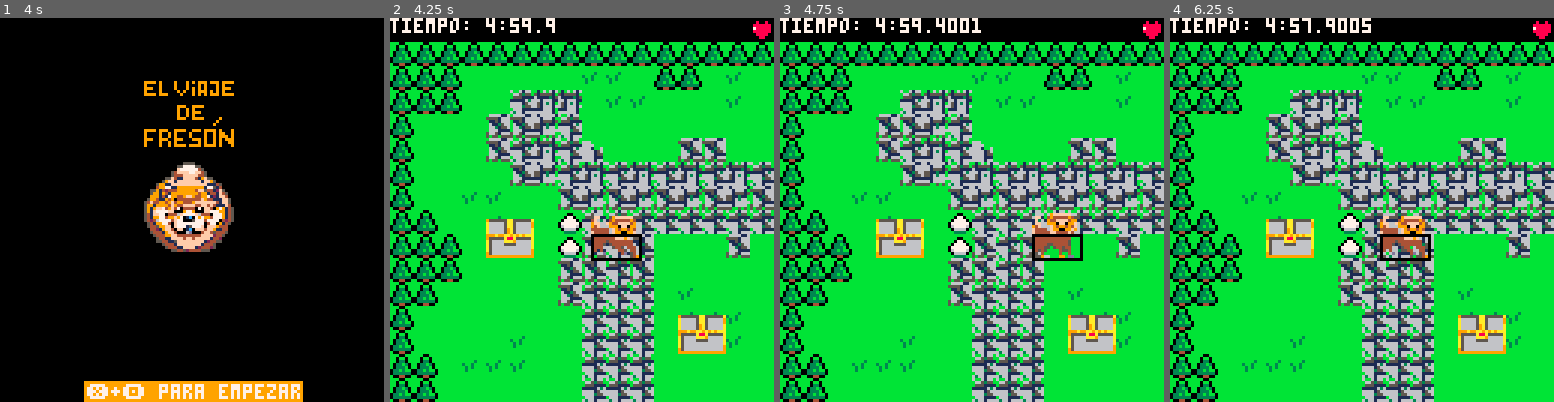
Above: before the commit, frames 1-4 (left to right).
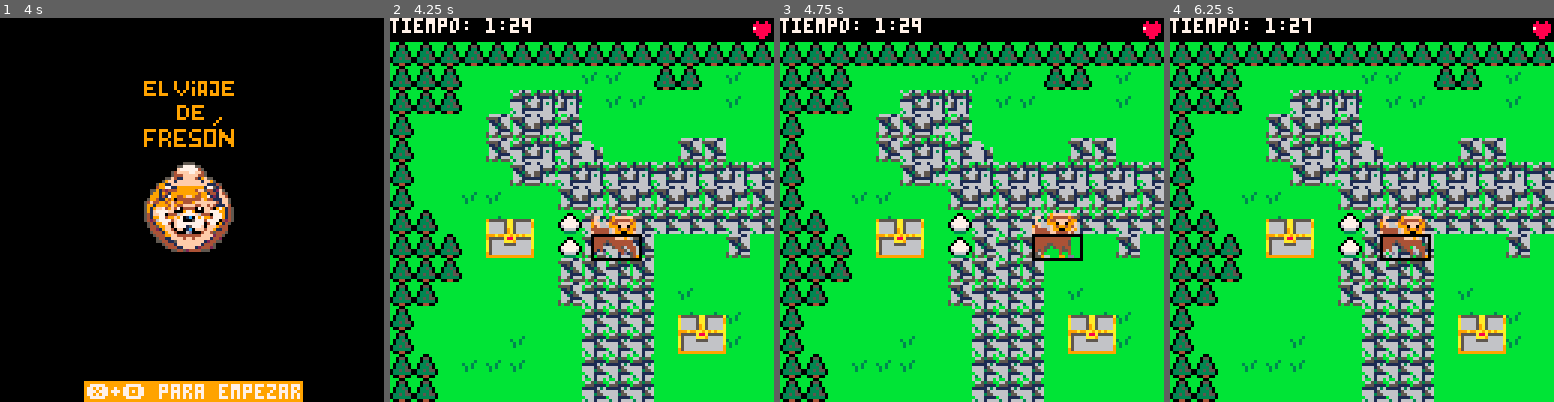
Above: after the commit, the same moments.

Repository: JudyProjects/el_viaje_de_freson
Game: PICO-8 cartridge game.p8
The game is run twice, just before and just after one commit, with the same random seed, the same clock (stepped at 60 frames per second) and the same inputs.
Inputs:
- Up to frame 1 (4 s): tap X (X key) at 0.33, 1.07, 1.85, 2.97 s; tap O (Z key) at 0.7, 1.7, 2.1, 2.5, 2.9, 3.3, 3.7 s; hold Right 1.6-2.1 s; hold Up 2.15-2.42 s; hold Right 2.47-3.03 s; hold Left 3.08-3.58 s; hold Down 3.63-3.97 s
- Up to frame 2 (4.25 s): hold Right from 4.02 s (still down); tap X (X key) at 4.08 s; tap O (Z key) at 4.1 s
- Up to frame 3 (4.75 s): tap O (Z key) at 4.5 s; release Right at 4.68 s; hold Up from 4.73 s (still down)
- Up to frame 4 (6.25 s): tap O (Z key) every 0.4 s from 4.9 to 6.1 s; release Up at 5.03 s; hold Left 5.08-5.68 s; tap X (X key) at 5.2 s; hold Down 5.73-6.03 s; hold Right from 6.08 s (still down)

Frame 1 is identical in both runs. In frame 2, 2.0% of the frame differs, in the area x 2-100%, y 0-99%; in frame 3, 2.2%; in frame 4, 2.3%.

Commit message:
[finJuego] sistemas de llaves y puerta andando

Diff:
--- a/game.p8
+++ b/game.p8
@@ -161,7 +161,7 @@
 
     camera()
     dibujar_tiempo()
-    dibujar_hambre(hambre)
+    dibujar_hambre()
     dibujar_llaves(jug)
 
 end
@@ -221,7 +221,7 @@
 end
 
 -- Verificar colision  en el mapa
-function hayColision(x, y, w, h)
+function hay_colision(x, y, w, h)
 	-- Verifica las esquinas del area
     local esquinas = {
         {x, y}, -- Esquina superior izquierda
@@ -238,14 +238,17 @@
             return true
         end
     end
-
-    if sprite == 105 or sprite == 106 or sprite == 107 then
-        -- Comprobar si el jugador tiene ambas llaves
-        if not (jug.llave1 and jug.llave2) then
-            return true -- Bloquear si no tiene ambas llaves
-        end
-    end
     return false
+end
+
+function desbloquear_puerta_1()
+    fset(105, 0, false)
+    fset(106, 0, false)
+    fset(107, 0, false)
+end
+
+function desbloquear_puerta_2()
+    fset(117, 0, false)
 end
 
 function dibujar_agua(screen_x, screen_y)
@@ -274,12 +277,12 @@
 
 -- Dibujar el tiempo regresivo
 function dibujar_tiempo()
-    local tiempo_restante = max(0, 300 - tiempo) -- Tiempo restante en segundos (5 minutos = 300 segundos)
+    local tiempo_restante = max(0, 90 - tiempo) -- Tiempo restante en segundos (5 minutos = 300 segundos)
     local minutos = flr(tiempo_restante / 60)
     local segundos = tiempo_restante % 60
 
     -- Mostrar tiempo en formato MM:SS
-    print("tiempo: " .. minutos .. ":" .. (segundos < 10 and "0" or "") .. segundos, 0, 0, 7)
+    print("tiempo: " .. minutos .. ":" .. (segundos < 10 and "0" or "") .. flr(segundos), 0, 0, 7)
 end
 
 function dibujar_hambre()
@@ -366,10 +369,10 @@
 		end
 
 		-- Verificar colisiones antes de mover
-		if not hayColision(e.x + e.dx, e.y + e.h / 2 , e.w, e.h / 2) then
+		if not hay_colision(e.x + e.dx, e.y + e.h / 2 , e.w, e.h / 2) then
 			e.x += e.dx
 		end
-		if not hayColision(e.x, e.y + e.h / 2 + e.dy, e.w, e.h / 2) then
+		if not hay_colision(e.x, e.y + e.h / 2 + e.dy, e.w, e.h / 2) then
 			e.y += e.dy
 		end
 
@@ -457,6 +460,12 @@
                 jug.llave1 = true
             elseif llave.llave_id == 2 then
                 jug.llave2 = true
+            end
+            if (jug.llave1) then
+                desbloquear_puerta_1()
+            end
+            if (jug.llave2) then
+                desbloquear_puerta_2()
             end
         end
     end
@@ -680,11 +689,11 @@
 00000000bbbbbbbbbbbbbbbb00000000000000000000000000000000000000000000000000000000000000000000000000000000000000000000000000000000
 00000000bbbbbbbbbbbbbbbb00000000000000000000000000000000000000000000000000000000000000000000000000000000000000000000000000000000
 bbbbbbbbbbbbbbbbbb3bbbb3aaaaaaaabbbbbbbbbbbbbbbbbbbbbbbbbbb00bbbbbbbb3cccc3bbbbbbbbbbbbbbbbbbbbb11111111666666661111111166661111
-bbbbbbbbbbbbbbbbbbb3bb3baaaaa99abbb00bbbbbb00bbbbbb00bbbbb0bb0bbbbb3bc3cc3c33bbbbb555555555555bb16666661666666666661111166661161
+bbbbbbbbbbbbbbbbbbb3bb3baaaaa99abbb00bbbbbb00bbbbbb00bbbbb0550bbbbb3bc3cc3c33bbbbb555555555555bb16666661666666666661111166661161
 bbbbbbbbbbbb3bbbbbb3bb3baaa9aa9abb0bb0bbbb0770bbbb0770bbbb0330bbbbbb3b3cc333bbbbb557aaaaaaaaa55b11111111666666666666611166661161
-bbbbbbbb3bb3bbbbaabaaabbaaaaaaaab0bbbb0bb077770bb044440bb033b30bbbbbb3cccc3bbbbbb57a99999999a95b11111111666116666666611166611161
-bbbbbbbbb3b3bbbb3aba3abbaaaaaaaa0bbbbbb00777777004444440b0333b0bbbbb333cc3333bbbb57a95555557a95b66611666111111116666661166611161
-bbbbbbbbb3bbbbbba3b3aabba99aaaaa03bbbb300677776009444490033b3bb0bbbbbc3cc3c333bbb57a95222257a95b66666666111111116666661166661161
+bbbbbbbb3bb3bbbbaabaaabbaaaaaaaab0bbbb0bb077770bb044440bb033530bbbbbb3cccc3bbbbbb57a99999999a95b11111111666116666666611166611161
+bbbbbbbbb3b3bbbb3aba3abbaaaaaaaa0bbbbbb00777777004444440b033350bbbbb333cc3333bbbb57a95555557a95b66611666111111116666661166611161
+bbbbbbbbb3bbbbbba3b3aabba99aaaaa03bbbb30067777600944449003353550bbbbbc3cc3c333bbb57a95222257a95b66666666111111116666661166661161
 bbbbbbbbbbbbbbbbb3b3bbbbaa99aaaab033330bb066660bb099990b03333330bbbb33cccc3bbbbbb57a95555557a95b66666666111111116666661166661161
 bbbbbbbbbbbbbbbbbbbbbbbbaaaaaaaabb0000bbbb3333bbbb3333bbb004400bbbbbb33cc3333bbbb57aaaaaaaaaa95b66666666111111116666661166661111
 6bb6166bb1b6b6160000000000000000999aaaaaaaaaa99acccccccc1414141456166156cecccccebb599999999995bb66666661a8888888888888888888888a
@@ -696,13 +705,13 @@
 b66611111116661ba6666659a566666aa50000000000005ac777cccc1414141411166166eccccecdbbbbb5999959995b11111111a8888888888888888888888a
 636616666666661ba6666659a566666aa00000000000000accc77ccc1414141466155166cecdccecbbbbb5555555555b11111111a8888888aaa99aaa8888888a
 b666611661666661999a99aa9a9a9aaa999a99aa9a9a9aaacccccccc44444444b756665761666166444404664444441688888888aaa99aaa1111666611666666
-555516666616661b955555a88a55555a955555555555555a4444444499999999b556665561116111404444114404446688888888888888881611666611666666
-b115166666155515a56666aaa966666aa56666666666666a99944999ccccccccb666566616666166404444664444446688888888888888881611666611666666
-b61135665511311ba56666555566666aa56666666666666accc447ccccc7ccccb666766644444466404444664440441188888888888888881611166611666666
-b66315565516366ba56666666666666aa56666666666666accc44cccccc7ccccb666766644444466404044664444446688888888888888881611166611166666
-b666111111166666a566666666666669a566666666666669ccc44cccc7cccc77b666566644044461444444616616666688888888888888881611666611166666
-566516666616666b95666666666666699566666666666669c7744cccccccccccb556665544444466444444666611116688888888888888881611666611111666
-5b55b55555bb5b5b99999999999999999999999999999999ccc44ccccccc77ccb756665744444466444404666666166688888888888888881111666611111111
+555516666616661b955555a88a55555a955555555555555a4444444499999999b556665561116111404444114404446688777788888888881611666611666666
+b115166666155515a56666aaa966666aa56666666666666a99944999ccccccccb666566616666166404444664444446677888877888888881611666611666666
+b61135665511311ba56666555566666aa56666666666666accc440ccccc0ccccb666766644444466404444664440441178888887888888881611166611666666
+b66315565516366ba56666666666666aa56666666666666accc44cccccc0ccccb666766644444466404044664444446678888887888888881611166611166666
+b666111111166666a566666666666669a566666666666669ccc44cccc7cccc77b666566644044461444444616616666677888877888888881611666611166666
+566516666616666b95666666666666699566666666666669c7744c0cccccccccb556665544444466444444666611116688777788888888881611666611111666
+5b55b55555bb5b5b99999999999999999999999999999999ccc44ccccccc00ccb756665744444466444404666666166688888888888888881111666611111111
 bbbbbbbbbbbbbbbb8800008888800008888000886677111111111111000000000000000000000000000000000000000000000000000000000000000000000000
 b6bbbbbb666bbbbb88088088888088888808880866771161111111110080080000500500005005000050050000500500005005000aaaaaa00000000000000000
 33bbbb336666bbbb88088088888088888808888877777161111166660888888005555550055555500555555005555550055555500a2222a00000000000000000
@@ -890,7 +899,7 @@
 
 
 __gff__
-0000000000000000000000000000000000000000000000000000000000000000000000000000000000000000000000000000000000000000000000000000000000000000010101010000000001010101000000000000010000010000010000000000000000000101000303030000010100000000000001000000000000000000
+0000000000000000000000000000000000000000000000000000000000000000000000000000000000000000000000000000000000000000000000000000000000000000010101010000000001010101000000000000010000010000010000000000000000000101000101010000010100000000000101000000000000000000
 0000000000000000000000000000000000000000000000000000000000000000000000000000000000000000000000000000000000000000000000000000000000000000000000000000000000000000000000000000000000000000000000000000000000000000000000000000000000000000000000000000000000000000
 __map__
 0000000000000000000000000000000000000000000000000000000000000000000000000000000000000000000000000000000000000000000000000000000000000000000000000000000000000000000000000000000000000000000000000000000000000000000000000000000000000000000000000000000000000000
@@ -910,21 +919,21 @@
 4747404141414040505050404040404040404040406061606140454141414545000000000000000000000000000000004940404747404040404060615051504740404040404040404040404040404040000000000000000000000000000000000000000000000000000000000000000000000000000000000000000000000000
 4747404040404040505050404040404040404040404050505140454545454548000000000000000000000000000000004747474747474747474747474747474740404040404040404040404040404040000000000000000000000000000000000000000000000000000000000000000000000000000000000000000000000000
 0000000000000000000000000000000000000000000000000000000000000000000000000000000000000000000000000000000000000000000000000000000000000000000000000000000000000000000000000000000000000000000000000000000000000000000000000000000000000000000000000000000000000000
-4747404041404040515151404047474740404040404050515043434343434343764c4c4c4c4c4c4c4c4c4c4c4c4c4c4e0000000000000000000000000000000000000000000000000000000000000000000000000000000000000000000000000000000000000000000000000000000000000000000000000000000000000000
-47474041414040404051514040474747404041404040606143434343434343436e58585858585858585858585858584f0000000000000000000000000000000000000000000000000000000000000000000000000000000000000000000000000000000000000000000000000000000000000000000000000000000000000000
-47474041414040405151514040404747404040404040505150434343434343436e58585858585858585858585858584f0000000000000000000000000000000000000000000000000000000000000000000000000000000000000000000000000000000000000000000000000000000000000000000000000000000000000000
-47474040404040405151404040404747404040404040606150514343434343436e5858586c6d6d6d6d6d6c585858584f0000000000000000000000000000000000000000000000000000000000000000000000000000000000000000000000000000000000000000000000000000000000000000000000000000000000000000
-47474040404040515151404040404747404040404040405060505143434343436e5858585d6c6c6c73745f585858584f0000000000000000000000000000000000000000000000000000000000000000000000000000000000000000000000000000000000000000000000000000000000000000000000000000000000000000
-4747404040405151514040404140474740404041404240405060614343435068585858585d6c6c6c6c6c5f585858584f0000000000000000000000000000000000000000000000000000000000000000000000000000000000000000000000000000000000000000000000000000000000000000000000000000000000000000
-4747474040405151404040404140474740404041404040406061505051505169585858585d6c6c6c6c6c5f585858584f0000000000000000000000000000000000000000000000000000000000000000000000000000000000000000000000000000000000000000000000000000000000000000000000000000000000000000
-474747404040515140404141414047474040404140404040405051606160616a585858585d6c6c6c6c6c5f585858584f0000000000000000000000000000000000000000000000000000000000000000000000000000000000000000000000000000000000000000000000000000000000000000000000000000000000000000
-474747474040515151404040404047474040414140404240406061606160616b585858585d72736c6c6c5f585858584f0000000000000000000000000000000000000000000000000000000000000000000000000000000000000000000000000000000000000000000000000000000000000000000000000000000000000000
-47474040404051515140404040404747404041414040404240404040404040686e5858586c5e5e5e5e5e6c585858584f0000000000000000000000000000000000000000000000000000000000000000000000000000000000000000000000000000000000000000000000000000000000000000000000000000000000000000
-47474051515151515151515151404747404040414140404040404042424240406e58585858585858585858585858584f0000000000000000000000000000000000000000000000000000000000000000000000000000000000000000000000000000000000000000000000000000000000000000000000000000000000000000
-47475151515151515151515151404747404040404040404040404040404040406e58585858585858585858585858584f0000000000000000000000000000000000000000000000000000000000000000000000000000000000000000000000000000000000000000000000000000000000000000000000000000000000000000
-47475151514040405151515151404747404040404646404040404040404042406e58585858585858585858585858584f0000000000000000000000000000000000000000000000000000000000000000000000000000000000000000000000000000000000000000000000000000000000000000000000000000000000000000
-47475151514040404040404051404747464646464646464646464646464040406e58585858585858585858585858584f0000000000000000000000000000000000000000000000000000000000000000000000000000000000000000000000000000000000000000000000000000000000000000000000000000000000000000
-47474747474747474747474747474747464646464646464646464646464646466f4d4d4d4d4d4d4d4d4d4d4d4d4d4d5c0000000000000000000000000000000000000000000000000000000000000000000000000000000000000000000000000000000000000000000000000000000000000000000000000000000000000000
-
-
-
+4747404041404040515151404047474740404040404050515043434343434343764c4c4c4c4c4c4c4c4c4c4c4c4c4c4e4946464646464646464646464646464649464646464646464646460000000000000000000000000000000000000000000000000000000000000000000000000000000000000000000000000000000000
+47474041414040404051514040474747404041404040606143434343434343436e58585858585858585858585858584f4940404040404040404040404040404749404040404040404040400000000000000000000000000000000000000000000000000000000000000000000000000000000000000000000000000000000000
+47474041414040405151514040404747404040404040505150434343434343436e58585858585858585858585858584f4940404040404040404040404040474749404040404040404040400000000000000000000000000000000000000000000000000000000000000000000000000000000000000000000000000000000000
+47474040404040405151404040404747404040404040606150514343434343436e5858586c6d6d6d6d6d6c585858584f4940404040404040404040404040474749404040404040404040400000000000000000000000000000000000000000000000000000000000000000000000000000000000000000000000000000000000
+47474040404040515151404040404747404040404040405060505143434343436e5858585d6c6c6c73745f585858584f4940404040404040404040404040404749404040404040404040400000000000000000000000000000000000000000000000000000000000000000000000000000000000000000000000000000000000
+4747404040405151514040404140474740404041404240405060614343435068585858585d6c6c6c6c6c5f585858584f5051404040404040404040404040404750514040404040404040400000000000000000000000000000000000000000000000000000000000000000000000000000000000000000000000000000000000
+4747474040405151404040404140474740404041404040406061505051505169585858585d6c6c6c6c6c5f58585858756061505150515051505140404040404760615051505150515051400000000000000000000000000000000000000000000000000000000000000000000000000000000000000000000000000000000000
+474747404040515140404141414047474040404140404040405051606160616a585858585d6c6c6c6c6c5f58585858755051606160616061606140404040404750516061606160616061400000000000000000000000000000000000000000000000000000000000000000000000000000000000000000000000000000000000
+474747474040515151404040404047474040414140404240406061606160616b585858585d72736c6c6c5f58585858756061505150515051505150514040404760615051505150515051500000000000000000000000000000000000000000000000000000000000000000000000000000000000000000000000000000000000
+47474040404051515140404040404747404041414040404240404040404040686e5858586c5e5e5e5e5e6c585858584f4940606160616061606160614040404749406061606160616061600000000000000000000000000000000000000000000000000000000000000000000000000000000000000000000000000000000000
+47474051515151515151515151404747404040414140404040404042424240406e58585858585858585858585858584f4940404040404040505150514040404749404040404040405051500000000000000000000000000000000000000000000000000000000000000000000000000000000000000000000000000000000000
+47475151515151515151515151404747404040404040404040404040404040406e58585858585858585858585858584f4940404040404040606160615051504749404040404040406061600000000000000000000000000000000000000000000000000000000000000000000000000000000000000000000000000000000000
+47475151514040405151515151404747404040404646404040404040404042406e58585858585858585858585858584f4940404040404040404050516061604749404040404040404040500000000000000000000000000000000000000000000000000000000000000000000000000000000000000000000000000000000000
+47475151514040404040404051404747464646464646464646464646464040406e58585858585858585858585858584f4940404747404040404060615051504749404047474040404040600000000000000000000000000000000000000000000000000000000000000000000000000000000000000000000000000000000000
+47474747474747474747474747474747464646464646464646464646464646466f4d4d4d4d4d4d4d4d4d4d4d4d4d4d5c4747474747474747474747474747474747474747474747474747470000000000000000000000000000000000000000000000000000000000000000000000000000000000000000000000000000000000
+
+
+
